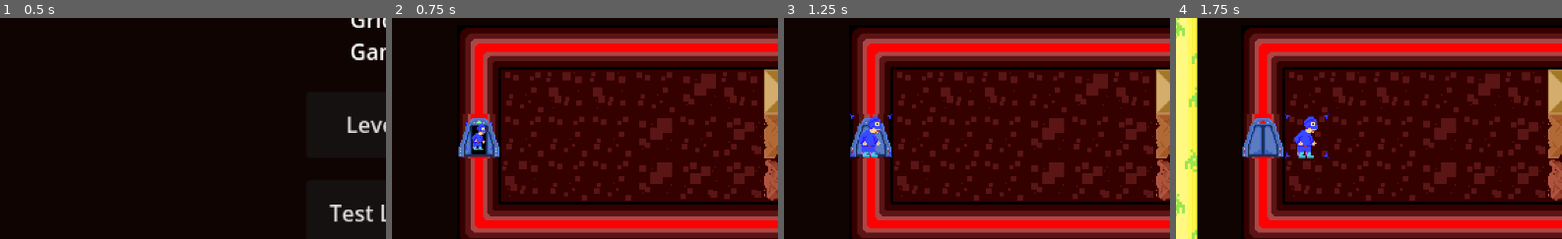
Above: before the commit, frames 1-4 (left to right).
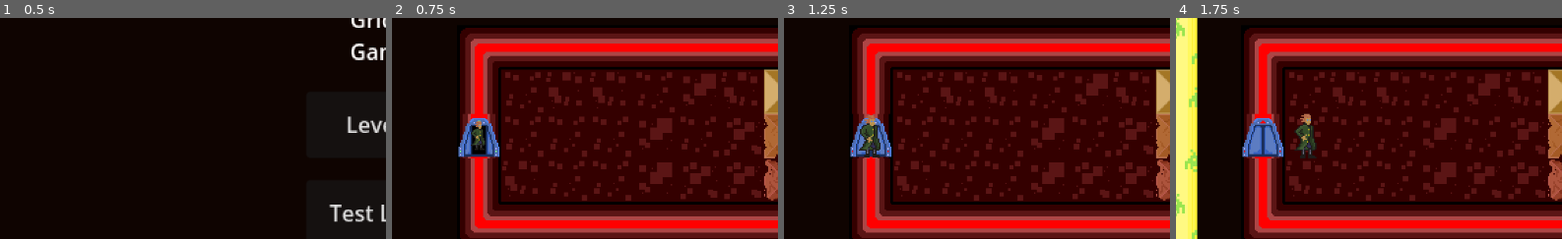
Above: after the commit, the same moments.

Repository: kwananak/GridGame
Game: Godot game, scene res://Scenes/Main.tscn
Same seed, same stepped clock (60 frames per second), same inputs: the game is played once before the commit and once after it.
Inputs:
- Up to frame 1 (0.5 s): no input
- Up to frame 2 (0.75 s): click "Level 1" at 0.5 s
- Up to frame 3 (1.25 s): no input
- Up to frame 4 (1.75 s): tap Enter at 1.25 s; hold D (right) from 1.28 s (still down); tap Space at 1.52 s
The pictures show only the part of the screen within x 0-50%, y 13-63%; the shares and areas given below are measured in that part.

Frame 1 is identical in both runs. In frame 2, 0.4% of the frame differs, in the area x 18-27%, y 46-60%; in frame 3, 0.9%; in frame 4, 1.0%, in the area x 28-40%, y 43-64%.

Commit message:
updated player sprite

Diff:
--- a/Scenes/Prefabs/player.tscn
+++ b/Scenes/Prefabs/player.tscn
@@ -1,35 +1,35 @@
 [gd_scene load_steps=9 format=3 uid="uid://bjmgb6nib47p2"]
 
 [ext_resource type="Script" path="res://Scripts/player.gd" id="1_4axeg"]
-[ext_resource type="Texture2D" uid="uid://b1jfl7uu3w2rw" path="res://Sprites/Character___sheet_1.png" id="3_gwul2"]
+[ext_resource type="Texture2D" uid="uid://lqm87vlkdwif" path="res://Sprites/spr_sheet_hero_green_coat.png" id="2_n827d"]
 
 [sub_resource type="RectangleShape2D" id="RectangleShape2D_ab277"]
 size = Vector2(30, 30)
 
-[sub_resource type="AtlasTexture" id="AtlasTexture_4odw1"]
-atlas = ExtResource("3_gwul2")
+[sub_resource type="AtlasTexture" id="AtlasTexture_levnn"]
+atlas = ExtResource("2_n827d")
 region = Rect2(0, 0, 32, 32)
 
-[sub_resource type="AtlasTexture" id="AtlasTexture_a5hly"]
-atlas = ExtResource("3_gwul2")
-region = Rect2(0, 64, 32, 32)
+[sub_resource type="AtlasTexture" id="AtlasTexture_ywi4e"]
+atlas = ExtResource("2_n827d")
+region = Rect2(32, 0, 32, 32)
 
-[sub_resource type="AtlasTexture" id="AtlasTexture_2xjoe"]
-atlas = ExtResource("3_gwul2")
-region = Rect2(0, 0, 32, 32)
+[sub_resource type="AtlasTexture" id="AtlasTexture_bq7jx"]
+atlas = ExtResource("2_n827d")
+region = Rect2(96, 0, 32, 32)
 
-[sub_resource type="AtlasTexture" id="AtlasTexture_msfpb"]
-atlas = ExtResource("3_gwul2")
-region = Rect2(0, 32, 32, 32)
+[sub_resource type="AtlasTexture" id="AtlasTexture_l0mak"]
+atlas = ExtResource("2_n827d")
+region = Rect2(128, 0, 32, 32)
 
 [sub_resource type="SpriteFrames" id="SpriteFrames_85hmi"]
 animations = [{
 "frames": [{
 "duration": 4.0,
-"texture": SubResource("AtlasTexture_4odw1")
+"texture": SubResource("AtlasTexture_levnn")
 }, {
 "duration": 4.0,
-"texture": SubResource("AtlasTexture_a5hly")
+"texture": SubResource("AtlasTexture_ywi4e")
 }],
 "loop": true,
 "name": &"idle",
@@ -37,10 +37,10 @@
 }, {
 "frames": [{
 "duration": 1.0,
-"texture": SubResource("AtlasTexture_2xjoe")
+"texture": SubResource("AtlasTexture_bq7jx")
 }, {
 "duration": 1.0,
-"texture": SubResource("AtlasTexture_msfpb")
+"texture": SubResource("AtlasTexture_l0mak")
 }],
 "loop": true,
 "name": &"move",
@@ -65,4 +65,3 @@
 sprite_frames = SubResource("SpriteFrames_85hmi")
 animation = &"idle"
 autoplay = "idle"
-frame_progress = 0.87786
--- a/Scripts/level_manager.gd
+++ b/Scripts/level_manager.gd
@@ -95,7 +95,7 @@
 func _on_button_pressed():
 	get_node("/root/Main").call_menu(level_number)
 
-# listens for spacebar to restart the game when game is over
+# listens for spacebar to quit the game when game is over
 func _unhandled_input(event):
 	if event is InputEventKey:
 		if event.pressed and event.keycode == KEY_SPACE and game_over:
Binary file added: Sprites/spr_sheet_hero_green_coat.png
Not shown, added: Sprites/spr_sheet_hero_green_coat.png.import
